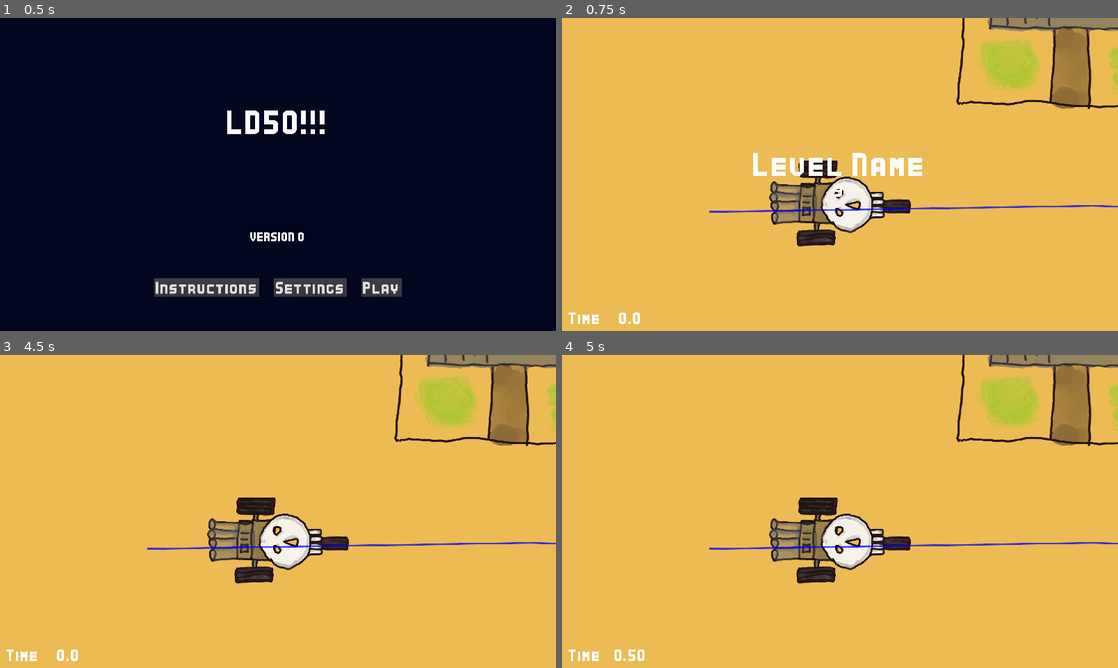
Above: before the commit, frames 1-4 (two rows, left to right).
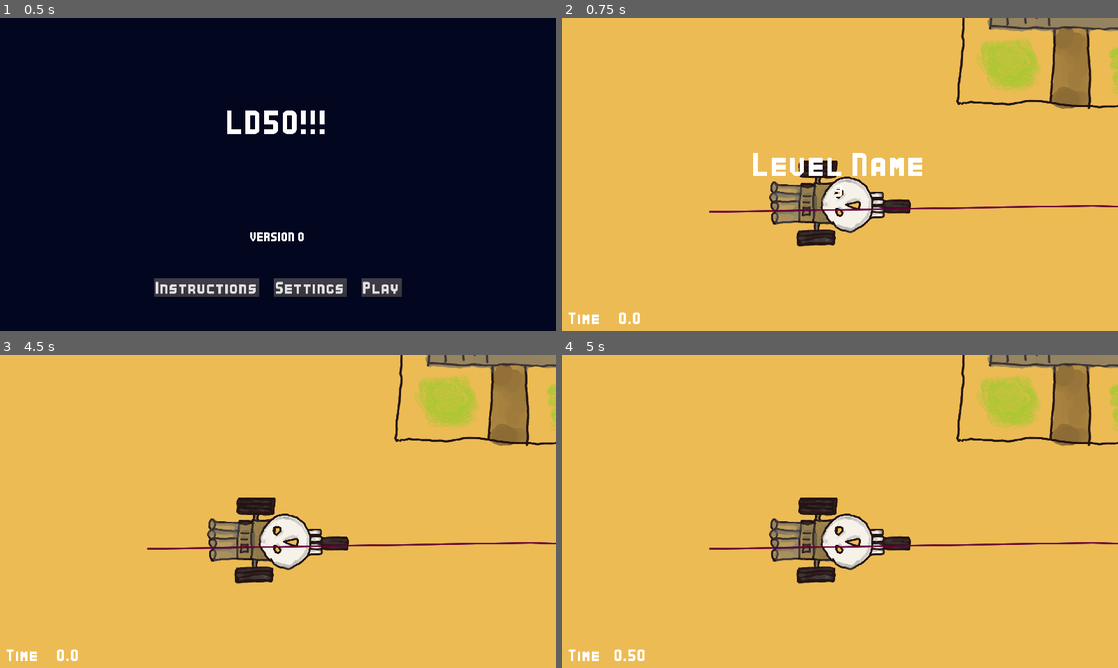
Above: after the commit, the same moments.

Repository: anthonyfinch/ld50
Game: Godot game, scene res://Main.tscn
The game is run twice, just before and just after one commit, with the same random seed, the same clock (stepped at 60 frames per second) and the same inputs.
Inputs:
- Up to frame 1 (0.5 s): no input
- Up to frame 2 (0.75 s): click "Play" at 0.5 s
- Up to frame 3 (4.5 s): tap Enter at 1.25, 2.75, 4.25 s; hold D (right) 1.28-2.03 s; tap Space at 2, 3.5 s; hold S (brake) 2.03-2.78 s; hold D (right) 2.78-3.53 s; hold W (accelerate) 3.53-4.28 s; hold A (left) from 4.28 s (still down)
- Up to frame 4 (5 s): keep holding A (left)

Frame 1 is identical in both runs. In frame 2, 0.5% of the frame differs, in the area x 26-100%, y 59-63%; in frame 3, 0.5%; in frame 4, 0.5%.

Commit message:
car and road tweaks

Diff:
--- a/Cars/Car.gd
+++ b/Cars/Car.gd
@@ -5,8 +5,8 @@
 
 var wheel_base = 40
 var steering_angle = 10
-var engine_power = 800
-var friction = -0.9
+var engine_power = 3600
+var friction = -0.5
 var drag = -0.001
 var braking = -450
 var max_speed_reverse = 250
--- a/Levels/Road.gd
+++ b/Levels/Road.gd
@@ -1,10 +1,18 @@
+tool
 extends Path2D
 
 
 export (Color) var color = Color.blue
+export (Color) var center_color = Color.red
 export (float) var width = 5.0
+export (float) var line_width = 5.0
+
+
+func _ready():
+	var _c = connect("changed", self, "update")
 
 
 func _draw():
 	var points = curve.tessellate()
 	draw_polyline(points, color, width, true)
+	draw_polyline(points, center_color, line_width, true)
